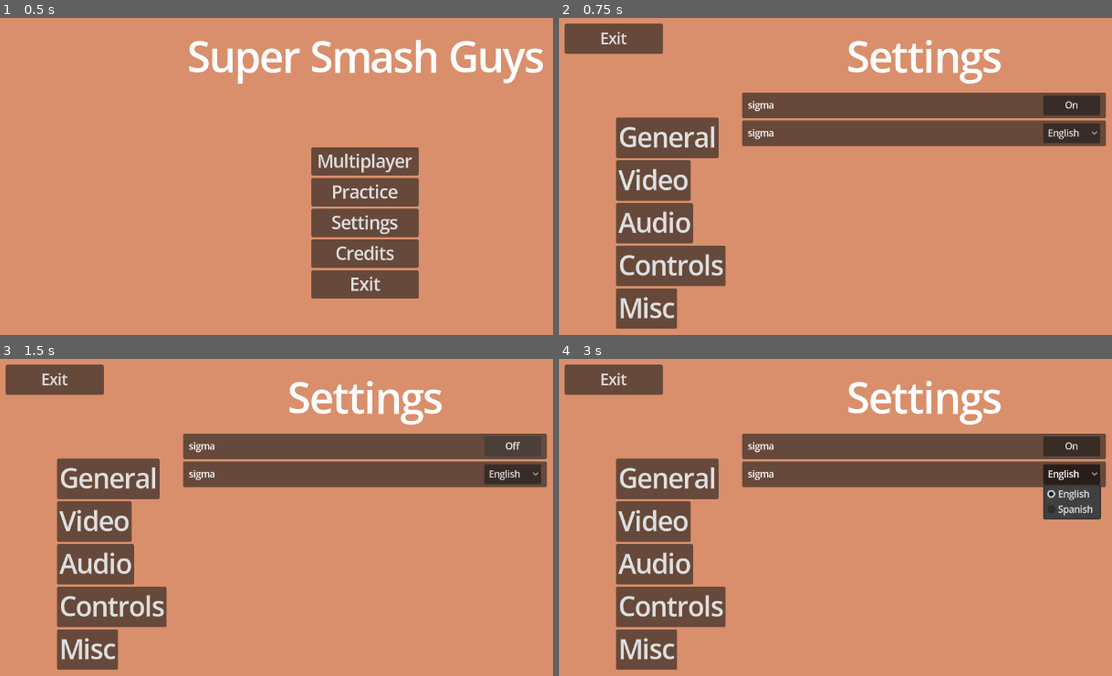
Above: before the commit, frames 1-4 (two rows, left to right).
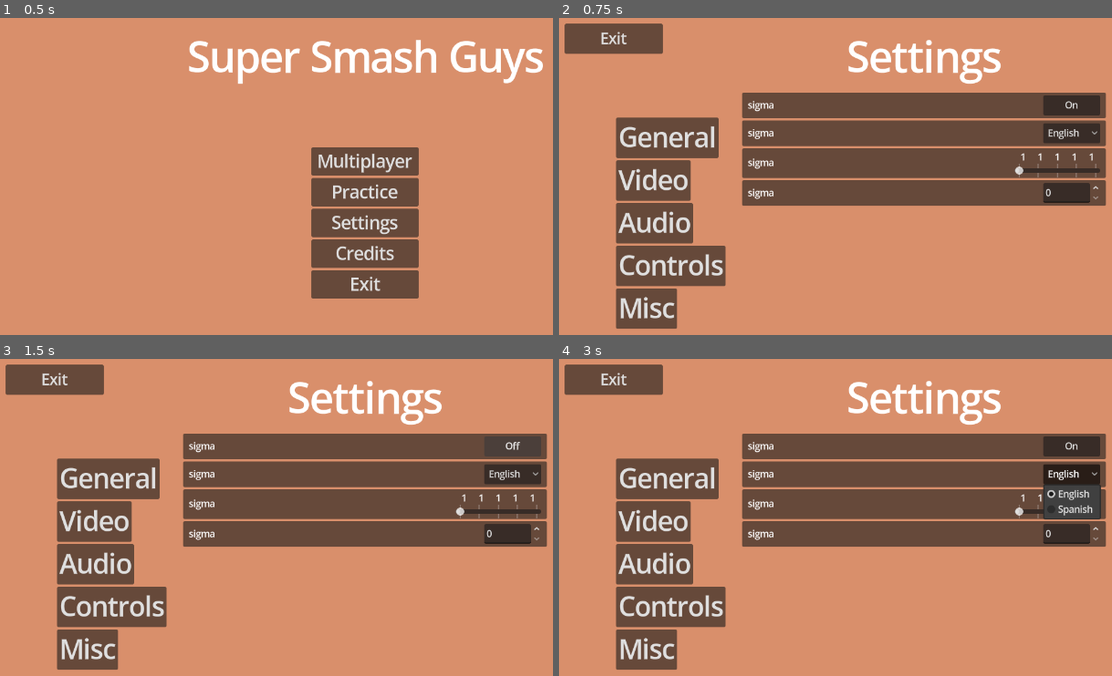
Above: after the commit, the same moments.

Repository: Rivmo/Super-Smash-Guys
Game: Godot game, scene res://scenes/main_menu_screen.tscn
Same seed, same stepped clock (60 frames per second), same inputs: the game is played once before the commit and once after it.
Inputs:
- Up to frame 1 (0.5 s): no input
- Up to frame 2 (0.75 s): click "Settings" at 0.5 s
- Up to frame 3 (1.5 s): click "On" at 1.25 s
- Up to frame 4 (3 s): click "Off" at 2 s; click "English" at 2.75 s

Frame 1 is identical in both runs. In frame 2, 12% of the frame differs, in the area x 33-100%, y 41-60%; in frame 3, 12%; in frame 4, 11%.

Commit message:
Add all types of settings adjusters to the settings menu
Theres on/off, selection bar, language, spinbox

Diff:
--- a/scenes/settings_menu_screen.tscn
+++ b/scenes/settings_menu_screen.tscn
@@ -98,52 +98,52 @@
 size_flags_horizontal = 3
 size_flags_vertical = 3
 
-[node name="ButtonSwitch" type="PanelContainer" parent="ScrollContainer/VBoxContainer" unique_id=1571563871]
-custom_minimum_size = Vector2(0, 45)
-layout_mode = 2
-
-[node name="MarginContainer" type="MarginContainer" parent="ScrollContainer/VBoxContainer/ButtonSwitch" unique_id=2064126163]
-layout_mode = 2
-theme_override_constants/margin_left = 10
-
-[node name="SettingsLabel" type="Label" parent="ScrollContainer/VBoxContainer/ButtonSwitch/MarginContainer" unique_id=287511789]
-layout_mode = 2
-size_flags_horizontal = 2
-text = "sigma"
-
-[node name="MarginContainer2" type="MarginContainer" parent="ScrollContainer/VBoxContainer/ButtonSwitch" unique_id=1055315174]
-layout_mode = 2
-theme_override_constants/margin_top = 5
-theme_override_constants/margin_right = 10
-theme_override_constants/margin_bottom = 5
-
-[node name="SettingsButton" type="Button" parent="ScrollContainer/VBoxContainer/ButtonSwitch/MarginContainer2" unique_id=1914365548]
+[node name="On_Off Setting" type="PanelContainer" parent="ScrollContainer/VBoxContainer" unique_id=1571563871]
+custom_minimum_size = Vector2(0, 45)
+layout_mode = 2
+
+[node name="MarginContainer" type="MarginContainer" parent="ScrollContainer/VBoxContainer/On_Off Setting" unique_id=2064126163]
+layout_mode = 2
+theme_override_constants/margin_left = 10
+
+[node name="SettingsLabel" type="Label" parent="ScrollContainer/VBoxContainer/On_Off Setting/MarginContainer" unique_id=287511789]
+layout_mode = 2
+size_flags_horizontal = 2
+text = "sigma"
+
+[node name="MarginContainer2" type="MarginContainer" parent="ScrollContainer/VBoxContainer/On_Off Setting" unique_id=1055315174]
+layout_mode = 2
+theme_override_constants/margin_top = 5
+theme_override_constants/margin_right = 10
+theme_override_constants/margin_bottom = 5
+
+[node name="SettingsButton" type="Button" parent="ScrollContainer/VBoxContainer/On_Off Setting/MarginContainer2" unique_id=1914365548]
 custom_minimum_size = Vector2(100, 0)
 layout_mode = 2
 size_flags_horizontal = 8
 text = "button.on"
 script = ExtResource("2_4emew")
 
-[node name="ButtonSwitch2" type="PanelContainer" parent="ScrollContainer/VBoxContainer" unique_id=604525211]
-custom_minimum_size = Vector2(0, 45)
-layout_mode = 2
-
-[node name="MarginContainer" type="MarginContainer" parent="ScrollContainer/VBoxContainer/ButtonSwitch2" unique_id=12944576]
-layout_mode = 2
-theme_override_constants/margin_left = 10
-
-[node name="SettingsLabel" type="Label" parent="ScrollContainer/VBoxContainer/ButtonSwitch2/MarginContainer" unique_id=620911961]
-layout_mode = 2
-size_flags_horizontal = 2
-text = "sigma"
-
-[node name="MarginContainer2" type="MarginContainer" parent="ScrollContainer/VBoxContainer/ButtonSwitch2" unique_id=1211624359]
-layout_mode = 2
-theme_override_constants/margin_top = 5
-theme_override_constants/margin_right = 10
-theme_override_constants/margin_bottom = 5
-
-[node name="OptionButton" type="OptionButton" parent="ScrollContainer/VBoxContainer/ButtonSwitch2/MarginContainer2" unique_id=1437007057]
+[node name="Drop_Down Setting" type="PanelContainer" parent="ScrollContainer/VBoxContainer" unique_id=604525211]
+custom_minimum_size = Vector2(0, 45)
+layout_mode = 2
+
+[node name="MarginContainer" type="MarginContainer" parent="ScrollContainer/VBoxContainer/Drop_Down Setting" unique_id=12944576]
+layout_mode = 2
+theme_override_constants/margin_left = 10
+
+[node name="SettingsLabel" type="Label" parent="ScrollContainer/VBoxContainer/Drop_Down Setting/MarginContainer" unique_id=620911961]
+layout_mode = 2
+size_flags_horizontal = 2
+text = "sigma"
+
+[node name="MarginContainer2" type="MarginContainer" parent="ScrollContainer/VBoxContainer/Drop_Down Setting" unique_id=1211624359]
+layout_mode = 2
+theme_override_constants/margin_top = 5
+theme_override_constants/margin_right = 10
+theme_override_constants/margin_bottom = 5
+
+[node name="OptionButton" type="OptionButton" parent="ScrollContainer/VBoxContainer/Drop_Down Setting/MarginContainer2" unique_id=1437007057]
 custom_minimum_size = Vector2(100, 0)
 layout_mode = 2
 size_flags_horizontal = 8
@@ -155,6 +155,106 @@
 popup/item_1/id = 1
 script = ExtResource("3_o38cp")
 
+[node name="Slider Setting" type="PanelContainer" parent="ScrollContainer/VBoxContainer" unique_id=635414906]
+custom_minimum_size = Vector2(0, 45)
+layout_mode = 2
+
+[node name="MarginContainer" type="MarginContainer" parent="ScrollContainer/VBoxContainer/Slider Setting" unique_id=1460204901]
+layout_mode = 2
+theme_override_constants/margin_left = 10
+
+[node name="SettingsLabel" type="Label" parent="ScrollContainer/VBoxContainer/Slider Setting/MarginContainer" unique_id=1331089378]
+layout_mode = 2
+size_flags_horizontal = 2
+text = "sigma"
+
+[node name="MarginContainer2" type="MarginContainer" parent="ScrollContainer/VBoxContainer/Slider Setting" unique_id=1427013622]
+layout_mode = 2
+theme_override_constants/margin_top = 5
+theme_override_constants/margin_right = 10
+theme_override_constants/margin_bottom = 5
+
+[node name="HBoxContainer" type="HBoxContainer" parent="ScrollContainer/VBoxContainer/Slider Setting/MarginContainer2" unique_id=386165462]
+layout_mode = 2
+size_flags_horizontal = 8
+
+[node name="VBoxContainer" type="VBoxContainer" parent="ScrollContainer/VBoxContainer/Slider Setting/MarginContainer2" unique_id=450219920]
+layout_mode = 2
+
+[node name="HBoxContainer" type="HBoxContainer" parent="ScrollContainer/VBoxContainer/Slider Setting/MarginContainer2/VBoxContainer" unique_id=1104306546]
+layout_mode = 2
+size_flags_horizontal = 8
+size_flags_vertical = 0
+theme_override_constants/separation = 0
+
+[node name="Label" type="Label" parent="ScrollContainer/VBoxContainer/Slider Setting/MarginContainer2/VBoxContainer/HBoxContainer" unique_id=435665379]
+custom_minimum_size = Vector2(30, 0)
+layout_mode = 2
+size_flags_horizontal = 8
+text = "1"
+horizontal_alignment = 1
+
+[node name="Label2" type="Label" parent="ScrollContainer/VBoxContainer/Slider Setting/MarginContainer2/VBoxContainer/HBoxContainer" unique_id=792477752]
+custom_minimum_size = Vector2(30, 0)
+layout_mode = 2
+size_flags_horizontal = 8
+text = "1"
+horizontal_alignment = 1
+
+[node name="Label3" type="Label" parent="ScrollContainer/VBoxContainer/Slider Setting/MarginContainer2/VBoxContainer/HBoxContainer" unique_id=1197213353]
+custom_minimum_size = Vector2(30, 0)
+layout_mode = 2
+size_flags_horizontal = 8
+text = "1"
+horizontal_alignment = 1
+
+[node name="Label4" type="Label" parent="ScrollContainer/VBoxContainer/Slider Setting/MarginContainer2/VBoxContainer/HBoxContainer" unique_id=1860324572]
+custom_minimum_size = Vector2(30, 0)
+layout_mode = 2
+size_flags_horizontal = 8
+text = "1"
+horizontal_alignment = 1
+
+[node name="Label5" type="Label" parent="ScrollContainer/VBoxContainer/Slider Setting/MarginContainer2/VBoxContainer/HBoxContainer" unique_id=49475467]
+custom_minimum_size = Vector2(30, 0)
+layout_mode = 2
+size_flags_horizontal = 8
+text = "1"
+horizontal_alignment = 1
+
+[node name="HSlider" type="HSlider" parent="ScrollContainer/VBoxContainer/Slider Setting/MarginContainer2/VBoxContainer" unique_id=1468171176]
+custom_minimum_size = Vector2(150, 0)
+layout_mode = 2
+size_flags_horizontal = 8
+size_flags_vertical = 8
+tick_count = 5
+ticks_on_borders = true
+ticks_position = 2
+
+[node name="Spinbox Setting" type="PanelContainer" parent="ScrollContainer/VBoxContainer" unique_id=1229414270]
+custom_minimum_size = Vector2(0, 45)
+layout_mode = 2
+
+[node name="MarginContainer" type="MarginContainer" parent="ScrollContainer/VBoxContainer/Spinbox Setting" unique_id=988684058]
+layout_mode = 2
+theme_override_constants/margin_left = 10
+
+[node name="SettingsLabel" type="Label" parent="ScrollContainer/VBoxContainer/Spinbox Setting/MarginContainer" unique_id=1012305077]
+layout_mode = 2
+size_flags_horizontal = 2
+text = "sigma"
+
+[node name="MarginContainer2" type="MarginContainer" parent="ScrollContainer/VBoxContainer/Spinbox Setting" unique_id=140885579]
+layout_mode = 2
+theme_override_constants/margin_top = 5
+theme_override_constants/margin_right = 10
+theme_override_constants/margin_bottom = 5
+
+[node name="SpinBox" type="SpinBox" parent="ScrollContainer/VBoxContainer/Spinbox Setting/MarginContainer2" unique_id=633226853]
+custom_minimum_size = Vector2(100, 0)
+layout_mode = 2
+size_flags_horizontal = 8
+
 [node name="MarginContainer3" type="MarginContainer" parent="." unique_id=801293409]
 layout_mode = 0
 offset_right = 182.0
@@ -167,6 +267,6 @@
 theme_override_font_sizes/font_size = 26
 text = "button.exit"
 
-[connection signal="pressed" from="ScrollContainer/VBoxContainer/ButtonSwitch/MarginContainer2/SettingsButton" to="ScrollContainer/VBoxContainer/ButtonSwitch/MarginContainer2/SettingsButton" method="_on_pressed"]
-[connection signal="item_selected" from="ScrollContainer/VBoxContainer/ButtonSwitch2/MarginContainer2/OptionButton" to="ScrollContainer/VBoxContainer/ButtonSwitch2/MarginContainer2/OptionButton" method="_on_item_selected"]
+[connection signal="pressed" from="ScrollContainer/VBoxContainer/On_Off Setting/MarginContainer2/SettingsButton" to="ScrollContainer/VBoxContainer/On_Off Setting/MarginContainer2/SettingsButton" method="_on_pressed"]
+[connection signal="item_selected" from="ScrollContainer/VBoxContainer/Drop_Down Setting/MarginContainer2/OptionButton" to="ScrollContainer/VBoxContainer/Drop_Down Setting/MarginContainer2/OptionButton" method="_on_item_selected"]
 [connection signal="pressed" from="MarginContainer3/Exit" to="." method="_on_exit_pressed"]
